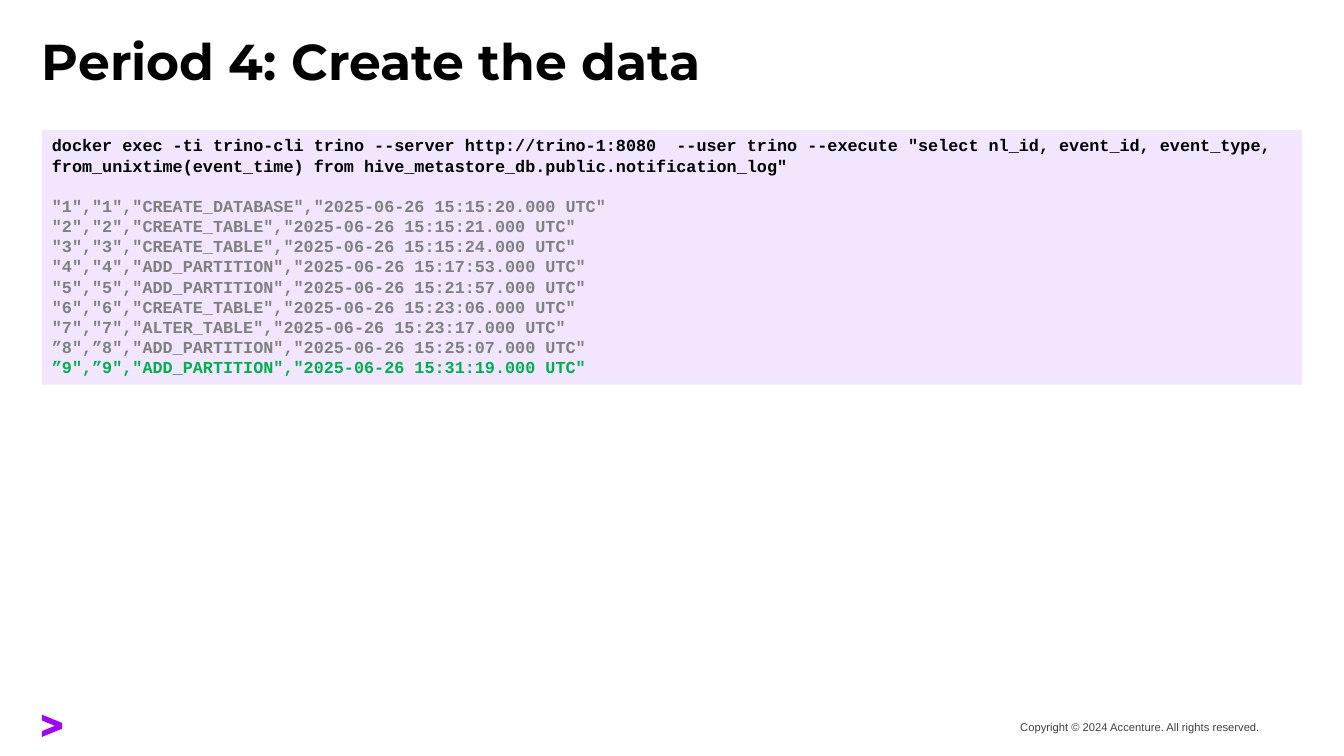
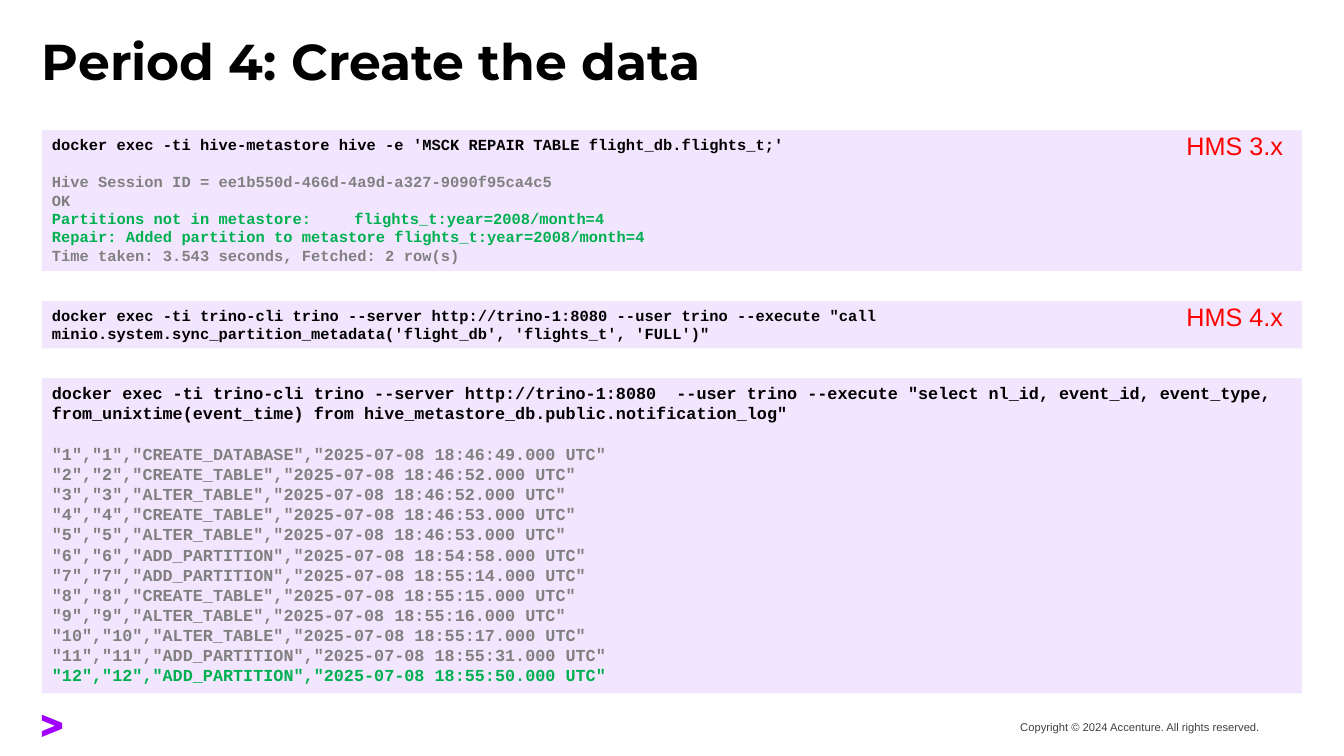
Before and after one commit to tasos71/hms-restore-test, a slide deck: slide 17 of hive-metastore-backup-restore-test.pptx. Drawn at 1344x756 pixels with LibreOffice and Linux fonts; fonts in the diff are those of the drawing. Boxes give left, top, right and bottom in pixels: in the first picture for what was removed or moved away, otherwise in the second. Text is boxed around its words. In the diff, an @@ line names an element or a change of style, - is before the commit and + after.

```diff
--- a/hive-metastore-backup-restore-test.pptx
+++ b/hive-metastore-backup-restore-test.pptx
@@ rectangle added at [42,130,1303,271], fill #F2E6FF, 11 pt, text #00B050, bold @@
+docker exec -ti hive-metastore hive -e 'MSCK REPAIR TABLE flight_db.flights_t;'
+Hive Session ID = ee1b550d-466d-4a9d-a327-9090f95ca4c5
+OK
+Partitions not in metastore: flights_t:year=2008/month=4
+Repair: Added partition to metastore flights_t:year=2008/month=4
+Time taken: 3.543 seconds, Fetched: 2 row(s)
@@ text added at [1186,137,1283,156], 18 pt, text #FF0000 @@
+HMS 3.x
@@ rectangle added at [42,301,1303,349], fill #F2E6FF, 11 pt, text #000000, bold @@
+docker exec -ti trino-cli trino --server http://trino-1:8080 --user trino --execute "call minio.system.sync_partition_metadata('flight_db', 'flights_t', 'FULL')"
@@ text added at [1186,308,1283,327], 18 pt, text #FF0000 @@
+HMS 4.x
@@ rectangle "docker exec -ti trino-cli trino ...": place and size @@
-rectangle "docker exec -ti trino-cli trino ..." at [42,130,1303,384]
+rectangle "docker exec -ti trino-cli trino ..." at [42,378,1303,694]
@@ text in rectangle at [52,448,606,684]: text changed @@
-"1","1","CREATE_DATABASE","2025-06-26 15:15:20.000 UTC"
-"2","2","CREATE_TABLE","2025-06-26 15:15:21.000 UTC"
-"3","3","CREATE_TABLE","2025-06-26 15:15:24.000 UTC"
-"4","4","ADD_PARTITION","2025-06-26 15:17:53.000 UTC"
-"5","5","ADD_PARTITION","2025-06-26 15:21:57.000 UTC"
-"6","6","CREATE_TABLE","2025-06-26 15:23:06.000 UTC"
-"7","7","ALTER_TABLE","2025-06-26 15:23:17.000 UTC"
-”8",”8","ADD_PARTITION","2025-06-26 15:25:07.000 UTC"
-”9",”9","ADD_PARTITION","2025-06-26 15:31:19.000 UTC"
+"1","1","CREATE_DATABASE","2025-07-08 18:46:49.000 UTC"
+"2","2","CREATE_TABLE","2025-07-08 18:46:52.000 UTC"
+"3","3","ALTER_TABLE","2025-07-08 18:46:52.000 UTC"
+"4","4","CREATE_TABLE","2025-07-08 18:46:53.000 UTC"
+"5","5","ALTER_TABLE","2025-07-08 18:46:53.000 UTC"
+"6","6","ADD_PARTITION","2025-07-08 18:54:58.000 UTC"
+"7","7","ADD_PARTITION","2025-07-08 18:55:14.000 UTC"
+"8","8","CREATE_TABLE","2025-07-08 18:55:15.000 UTC"
+"9","9","ALTER_TABLE","2025-07-08 18:55:16.000 UTC"
+"10","10","ALTER_TABLE","2025-07-08 18:55:17.000 UTC"
+"11","11","ADD_PARTITION","2025-07-08 18:55:31.000 UTC"
+"12","12","ADD_PARTITION","2025-07-08 18:55:50.000 UTC"
```
Also in this commit, not shown: 17 other slides changed, 5 other files.
